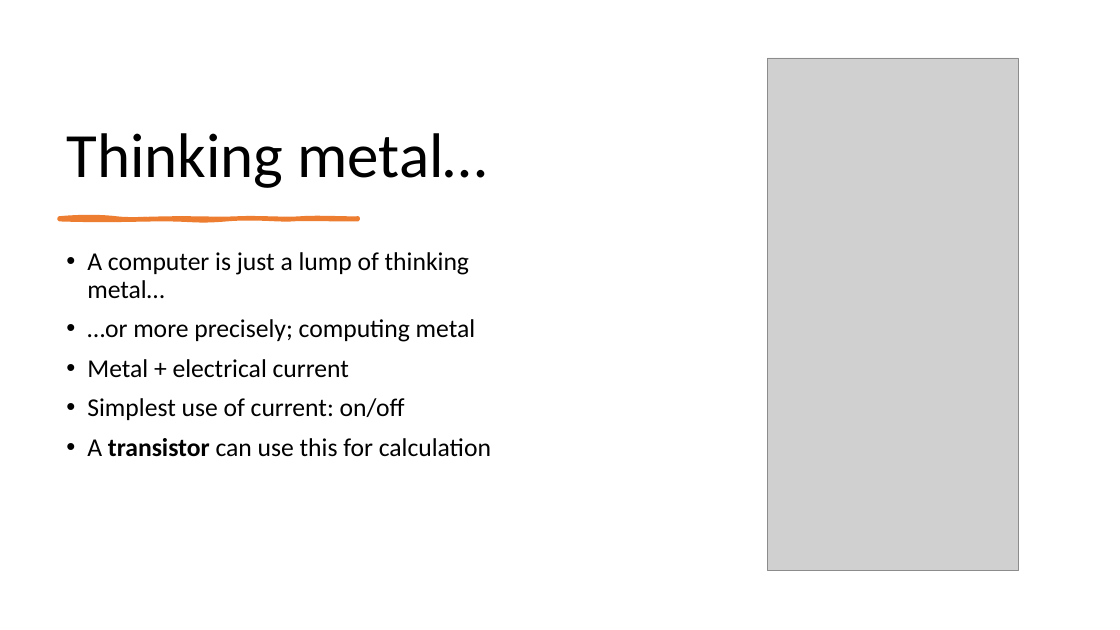
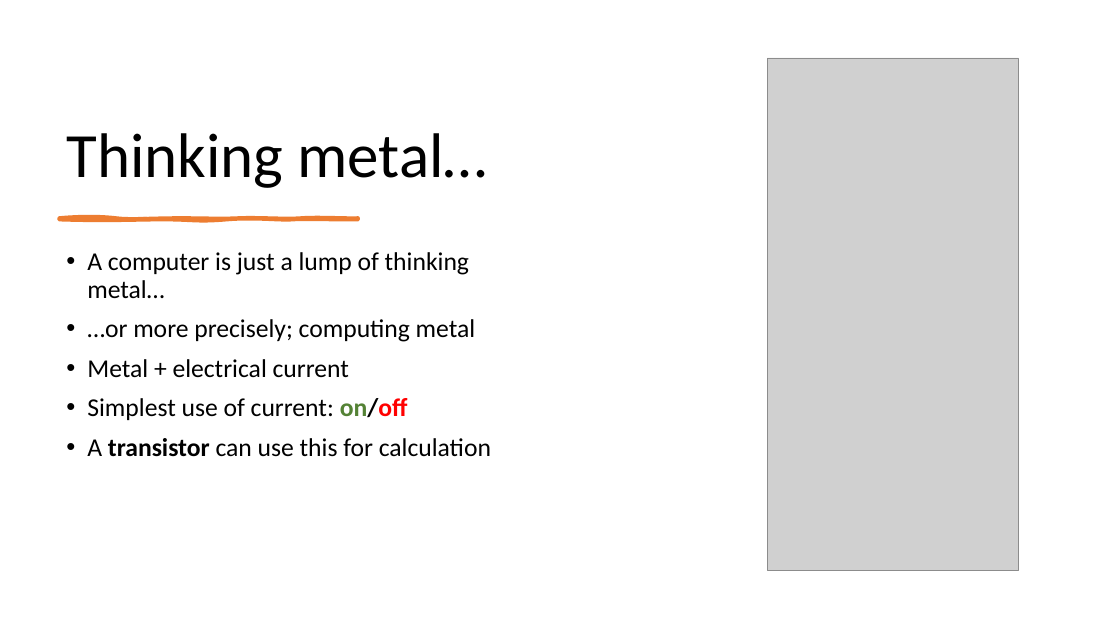
Before and after one commit to perslaursen/OOProg22, a slide deck: slide 3 of Chap/Start/Presentations/HW-Intro.pptx. Drawn at 1120x630 pixels with LibreOffice and Linux fonts; fonts in the diff are those of the drawing; grey boxes stand for pictures. Boxes give left, top, right and bottom in pixels: in the first picture for what was removed or moved away, otherwise in the second. Text is boxed around its words. In the diff, an @@ line names an element or a change of style, - is before the commit and + after.

```diff
--- a/Chap/Start/Presentations/HW-Intro.pptx
+++ b/Chap/Start/Presentations/HW-Intro.pptx
@@ text at (87, 398, 408, 420): text colour #000000 to #548235, text colour #000000 to #FF0000, bold on in "on/off" @@
```
Also in this commit, not shown: 8 other slides changed, 2 slides added, 8 other files.
